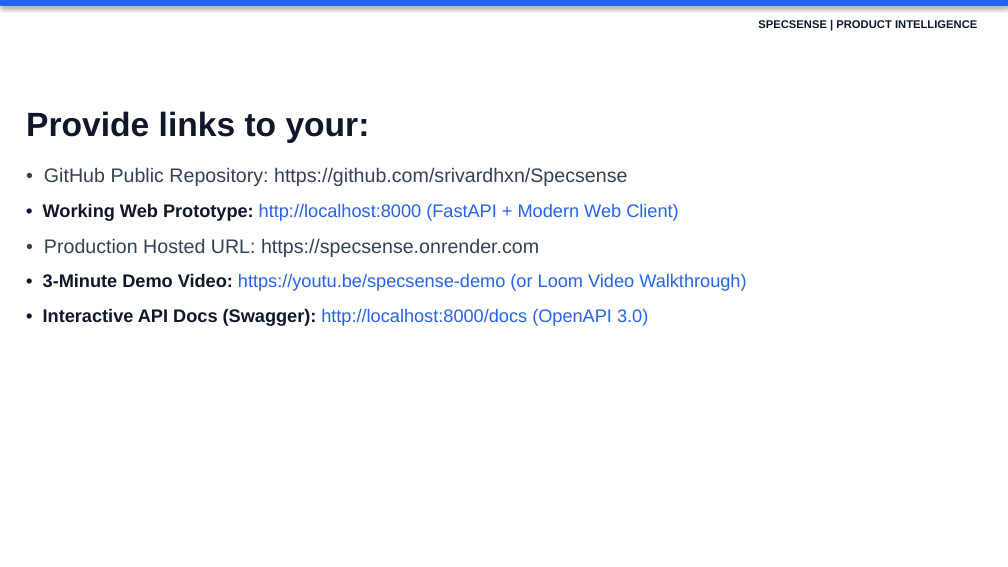
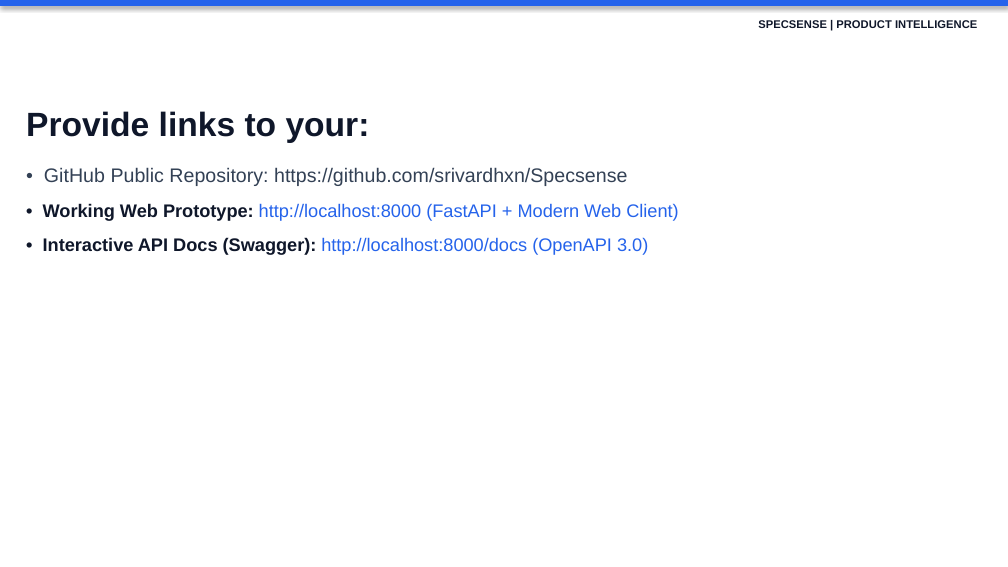
Before and after one commit to srivardhxn/Specsense-unihack-, a slide deck: slide 14 of SpecSense_Clean_Presentation.pptx. Drawn at 1008x567 pixels with LibreOffice and Linux fonts; fonts in the diff are those of the drawing. Boxes give left, top, right and bottom in pixels: in the first picture for what was removed or moved away, otherwise in the second. Text is boxed around its words. In the diff, an @@ line names an element or a change of style, - is before the commit and + after.

```diff
--- a/SpecSense_Clean_Presentation.pptx
+++ b/SpecSense_Clean_Presentation.pptx
@@ text at <box>43,238,746,291</box>: paragraphs removed @@
-• Production Hosted URL: https://specsense.onrender.com
-• 3-Minute Demo Video: https://youtu.be/specsense-demo (or Loom Video Walkthrough)
```
Also in this commit, not shown: 1 slide added, 1 slide removed, 1 other file.
